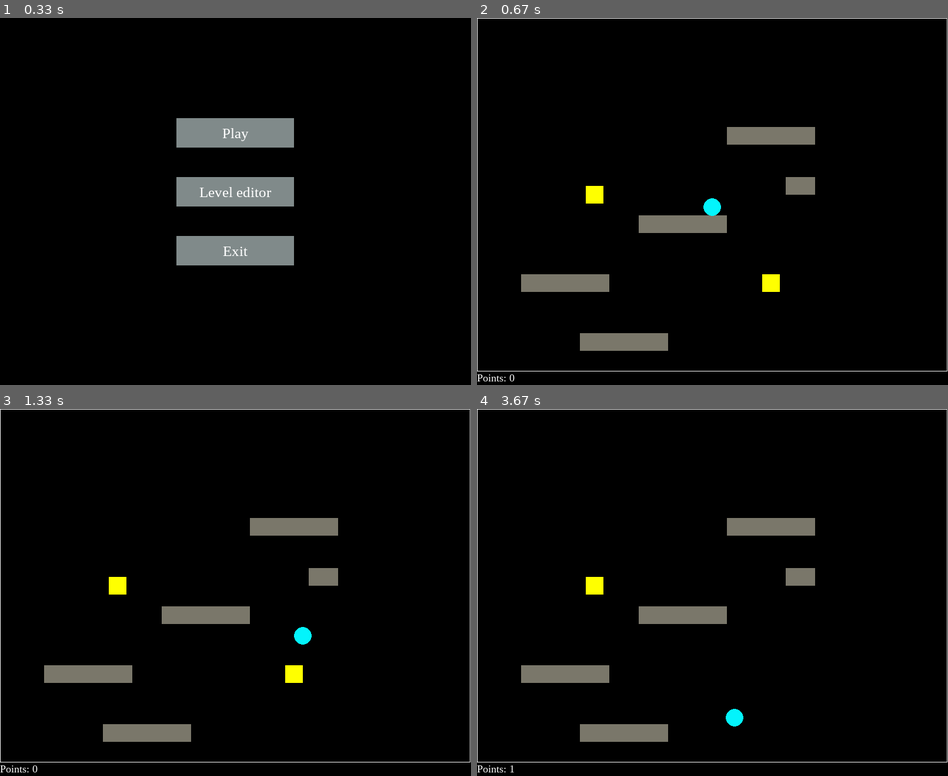
Above: before the commit, frames 1-4 (two rows, left to right).
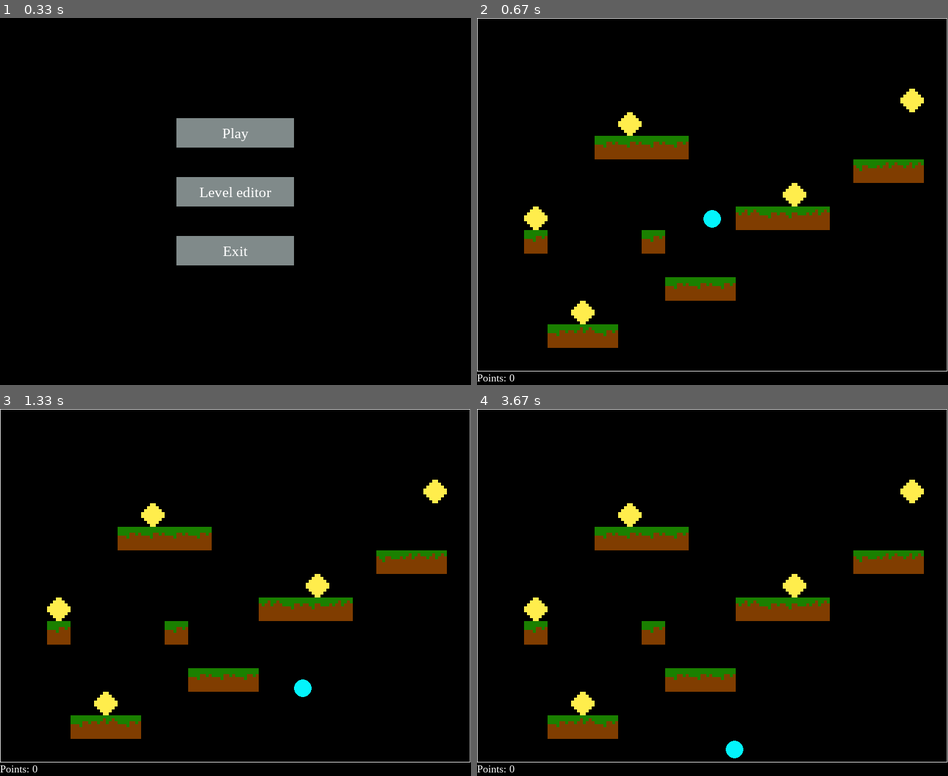
Above: after the commit, the same moments.

Repository: kamilxkruk/PyGamePlatformer
Game: pygame game, started from main.py
Same seed, same stepped clock (60 frames per second), same inputs: the game is played once before the commit and once after it.
Inputs (mouse positions are in pixels of both pictures, inside the frame that each line leads up to):
- Up to frame 1 (0.33 s): no input
- Up to frame 2 (0.67 s): press the mouse at (712, 131) at 0.37 s; move the mouse to (637, 227) at 0.47 s; release the mouse at (566, 322) at 0.6 s
- Up to frame 3 (1.33 s): hold D 0.67-1.13 s; move the mouse to (306, 471) at 0.7 s
- Up to frame 4 (3.67 s): hold D 1.5-1.97 s; hold A 2-2.53 s; hold A 2.57-2.97 s; hold W 3-3.37 s; hold D from 3.4 s (still down)

Frame 1 is identical in both runs. In frame 2, 11% of the frame differs, in the area x 9-95%, y 19-91%; in frame 3, 11%; in frame 4, 11%.

Commit message:
Modify game sprites to be loaded from file

Diff:
--- a/gameObject.py
+++ b/gameObject.py
@@ -54,12 +54,6 @@
         for row in range(len(self.levelEditorData)):
             self.levelEditorData[row] = [0]*EDITOR_COLUMNS
 
-        #Asset graphics
-        self.TERRAIN_GRAPHICS = {}
-        for terrain in TERRAIN_TYPES:
-            image = pygame.image.load('assets/'+terrain[1])
-            image = pygame.transform.scale(image,(TILE_SIZE,TILE_SIZE))
-            self.TERRAIN_GRAPHICS[terrain[0]] = image
 
     # process game
     def process_game(self):
@@ -85,6 +79,7 @@
                 if self.gameMode == GAMEMODE_MENU:
                     if self.gameMenuRectangle.collidepoint(mousePosition):
                         self.gameMode = GAMEMODE_GAME
+                        self.player = Player()
                     elif self.editMenuRectangle.collidepoint(mousePosition):
                         self.gameMode = GAMEMODE_LEVEL_EDITOR
                     elif self.exitMenuRectangle.collidepoint(mousePosition):
@@ -100,7 +95,12 @@
                         xId = mousePosition[0]//TILE_SIZE
                         yId = mousePosition[1]//TILE_SIZE
 
-                        self.levelEditorData[yId][xId] = (self.levelEditorData[yId][xId] + 1) % len(TERRAIN_TYPES)
+                        pressedMouseButtons = pygame.mouse.get_pressed(3)
+
+                        if pressedMouseButtons[0]:
+                            self.levelEditorData[yId][xId] = (self.levelEditorData[yId][xId] + 1) % (len(TERRAIN_TYPES)+1)
+                        elif pressedMouseButtons[2]:
+                            self.levelEditorData[yId][xId] = 0
 
                     elif self.saveEditorRectangle.collidepoint(mousePosition):
                         self.saveLevelEditorDataToFile()
@@ -157,11 +157,6 @@
             for columnId in range(len(self.levelEditorData[rowId])):
                 if self.levelEditorData[rowId][columnId] != 0:
                     self.drawLevelEditorTile(columnId,rowId,self.levelEditorData[rowId][columnId])
-                    #
-                    # if self.levelEditorData[rowId][columnId] == T_GRASS:
-                    #     self.drawLevelEditorTile(columnId,rowId,GREEN)
-                    # elif self.levelEditorData[rowId][columnId] == T_DIRT:
-                    #     self.drawLevelEditorTile(columnId, rowId, BROWN)
 
         #Draw editor buttons
         pygame.draw.rect(self.display,GRAY,self.saveEditorRectangle)
@@ -171,7 +166,7 @@
 
 
     def drawLevelEditorTile(self,columnId,rowId,terrainImageId):
-        self.display.blit(self.TERRAIN_GRAPHICS[terrainImageId],(columnId * TILE_SIZE, rowId * TILE_SIZE))
+        self.display.blit(TERRAIN_GRAPHICS[terrainImageId],(columnId * TILE_SIZE, rowId * TILE_SIZE))
 
     def saveLevelEditorDataToFile(self):
         fileService = FileManagement()
--- a/level1.txt
+++ b/level1.txt
@@ -1,15 +1,15 @@
 [[0, 0, 0, 0, 0, 0, 0, 0, 0, 0, 0, 0, 0, 0, 0, 0, 0, 0, 0, 0],
 [0, 0, 0, 0, 0, 0, 0, 0, 0, 0, 0, 0, 0, 0, 0, 0, 0, 0, 0, 0],
 [0, 0, 0, 0, 0, 0, 0, 0, 0, 0, 0, 0, 0, 0, 0, 0, 0, 0, 0, 0],
+[0, 0, 0, 0, 0, 0, 0, 0, 0, 0, 0, 0, 0, 0, 0, 0, 0, 0, 7, 0],
+[0, 0, 0, 0, 0, 0, 7, 0, 0, 0, 0, 0, 0, 0, 0, 0, 0, 0, 0, 0],
+[0, 0, 0, 0, 0, 1, 1, 1, 1, 0, 0, 0, 0, 0, 0, 0, 0, 0, 0, 0],
+[0, 0, 0, 0, 0, 0, 0, 0, 0, 0, 0, 0, 0, 0, 0, 0, 3, 2, 2, 0],
+[0, 0, 0, 0, 0, 0, 0, 0, 0, 0, 0, 0, 0, 7, 0, 0, 0, 0, 0, 0],
+[0, 0, 7, 0, 0, 0, 0, 0, 0, 0, 0, 2, 1, 3, 2, 0, 0, 0, 0, 0],
+[0, 0, 1, 0, 0, 0, 0, 1, 0, 0, 0, 0, 0, 0, 0, 0, 0, 0, 0, 0],
 [0, 0, 0, 0, 0, 0, 0, 0, 0, 0, 0, 0, 0, 0, 0, 0, 0, 0, 0, 0],
-[0, 0, 0, 0, 0, 0, 0, 0, 0, 0, 0, 0, 0, 0, 0, 0, 0, 0, 0, 0],
-[0, 0, 0, 0, 0, 0, 0, 0, 0, 0, 0, 0, 0, 0, 0, 0, 0, 0, 0, 0],
-[0, 0, 0, 0, 2, 2, 1, 3, 1, 2, 3, 1, 3, 1, 1, 2, 0, 0, 0, 0],
-[0, 0, 0, 0, 0, 0, 0, 0, 0, 0, 0, 0, 0, 0, 0, 0, 0, 0, 0, 0],
-[0, 0, 0, 0, 0, 0, 0, 0, 0, 0, 0, 0, 0, 0, 0, 0, 0, 0, 0, 0],
-[0, 0, 0, 0, 0, 0, 0, 0, 0, 0, 0, 0, 0, 0, 0, 0, 0, 0, 0, 0],
-[0, 0, 0, 0, 0, 0, 0, 0, 0, 0, 0, 0, 0, 0, 0, 0, 0, 0, 0, 0],
-[0, 0, 0, 0, 0, 0, 0, 0, 0, 0, 0, 0, 0, 0, 0, 0, 0, 0, 0, 0],
-[0, 0, 0, 0, 0, 0, 0, 0, 0, 0, 0, 0, 0, 0, 0, 0, 0, 0, 0, 0],
-[0, 0, 0, 0, 0, 0, 0, 0, 0, 0, 0, 0, 0, 0, 0, 0, 0, 0, 0, 0],
+[0, 0, 0, 0, 0, 0, 0, 0, 1, 1, 1, 0, 0, 0, 0, 0, 0, 0, 0, 0],
+[0, 0, 0, 0, 7, 0, 0, 0, 0, 0, 0, 0, 0, 0, 0, 0, 0, 0, 0, 0],
+[0, 0, 0, 1, 2, 1, 0, 0, 0, 0, 0, 0, 0, 0, 0, 0, 0, 0, 0, 0],
 [0, 0, 0, 0, 0, 0, 0, 0, 0, 0, 0, 0, 0, 0, 0, 0, 0, 0, 0, 0]]
--- a/player.py
+++ b/player.py
@@ -4,6 +4,7 @@
 from sprites.coinSprite import CoinSprite
 from sprites.playerSprite import PlayerSprite
 from sprites.platformSprite import PlatformSprite
+from files import FileManagement
 from random import randint
 
 
@@ -27,13 +28,18 @@
         self.rectangle = self.playerSprite.rect
 
         self.platformSpriteGroup = pygame.sprite.Group()
-        for platform in PLATFORMS:
-            self.platformSpriteGroup.add(PlatformSprite(*platform))
-            # * - spread operator
+        self.coinSpriteGroup = pygame.sprite.Group()
 
-        self.coinSpriteGroup = pygame.sprite.Group()
-        self.coinSpriteGroup.add(CoinSprite(self.centerOfScreen[0]+100,self.centerOfScreen[1]+150))
-        self.coinSpriteGroup.add(CoinSprite(self.centerOfScreen[0]-200,self.centerOfScreen[1]))
+        #Prepare level sprites
+        platformsFromFile = FileManagement().ReadLevelFromFile('level1.txt')
+        for rowId in range(len(platformsFromFile)):
+            for columnId in range(len(platformsFromFile[rowId])):
+                tileValue = platformsFromFile[rowId][columnId]
+                if not tileValue in [T_EMPTY[0],T_COIN[0]]:
+                    self.platformSpriteGroup.add(PlatformSprite(columnId * TILE_SIZE, rowId * TILE_SIZE,TERRAIN_GRAPHICS[tileValue]))
+                elif tileValue == T_COIN[0]:
+                    self.coinSpriteGroup.add(CoinSprite(columnId * TILE_SIZE, rowId * TILE_SIZE))
+
 
         self.myFont = pygame.font.SysFont("Times New Roman", 18)
         self.infoLabel = self.myFont.render('Points: 0',1,WHITE)
@@ -123,19 +129,8 @@
 
 
     def display(self, display: pygame.Surface):
-        # self.iteration += 1
-        # if self.iteration > 50:
-        #     self.iteration = 0
+        display.blit(self.infoLabel,self.infoLabelRect)
 
-        display.blit(self.infoLabel,self.infoLabelRect)
-        #
-        # allSprites = self.platformSpriteGroup.sprites()
-        # for x in allSprites:
-        #     x.rect.y += 2
-        #
-        # if self.iteration == 50:
-        #     self.platformSpriteGroup.add(PlatformSprite(randint(150,550),285))
-        #
 
         self.platformSpriteGroup.update()
         self.platformSpriteGroup.draw(display)
--- a/settings.py
+++ b/settings.py
@@ -1,3 +1,5 @@
+import pygame
+
 WINDOW_WIDTH = 800
 WINDOW_HEIGHT = 700
 
@@ -44,6 +46,12 @@
 T_COIN = (7,'coin.png')
 TERRAIN_TYPES = [T_GRASS,T_GRASS1,T_GRASS2,T_DIRT,T_STONE,T_SAND,T_COIN]
 
+TERRAIN_GRAPHICS = {}
+for terrain in TERRAIN_TYPES:
+    image = pygame.image.load('assets/'+terrain[1])
+    image = pygame.transform.scale(image,(TILE_SIZE,TILE_SIZE))
+    TERRAIN_GRAPHICS[terrain[0]] = image
+
 #Game mode consts
 GAMEMODE_MENU = 0
 GAMEMODE_GAME = 1
--- a/sprites/coinSprite.py
+++ b/sprites/coinSprite.py
@@ -3,9 +3,8 @@
 
 class CoinSprite(pygame.sprite.Sprite):
 
-    def __init__(self,centerX:float,centerY:float):
+    def __init__(self,x:float,y:float):
        pygame.sprite.Sprite.__init__(self)
-       self.image = pygame.Surface((30, 30))
-       self.image.fill(YELLOW)
+       self.image = TERRAIN_GRAPHICS[T_COIN[0]]
        self.rect = self.image.get_rect()
-       self.rect.center = (centerX,centerY)
+       self.rect.topleft = (x,y)
--- a/sprites/platformSprite.py
+++ b/sprites/platformSprite.py
@@ -3,9 +3,8 @@
 
 class PlatformSprite(pygame.sprite.Sprite):
 
-    def __init__(self,centerX:float,centerY:float, width:int=150, height:int=30):
+    def __init__(self, x:float,y:float, tileImage: pygame.Surface, width:int=50, height:int=50):
        pygame.sprite.Sprite.__init__(self)
-       self.image = pygame.Surface((width, height))
-       self.image.fill(BROWN)
+       self.image = tileImage
        self.rect = self.image.get_rect()
-       self.rect.center = (centerX,centerY)
+       self.rect.topleft = (x,y)
